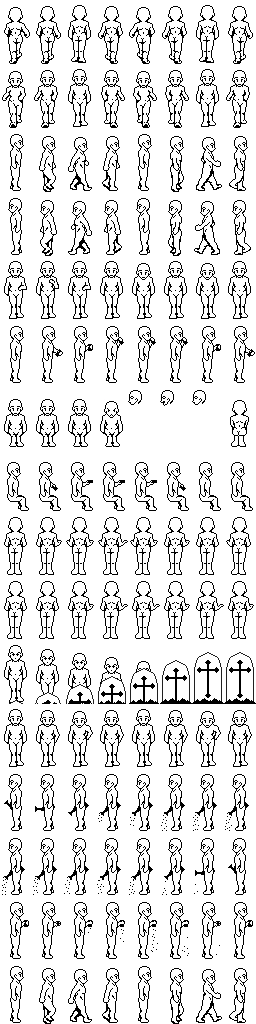
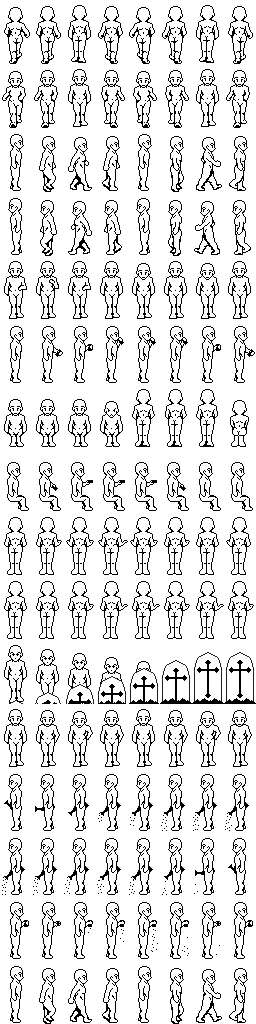
Comparing the layer stacks of the two 256x1024 images. Changes:
added group "wash hands" with 3 layers above "Sleep" over [128, 389, 218, 447]
added layer "Layer 26 copy 2" in group "wash hands" over [192, 389, 218, 447]
added layer "Layer 26 copy" in group "wash hands" over [160, 389, 187, 447]
added layer "Layer 26" in group "wash hands" over [128, 389, 155, 447]
